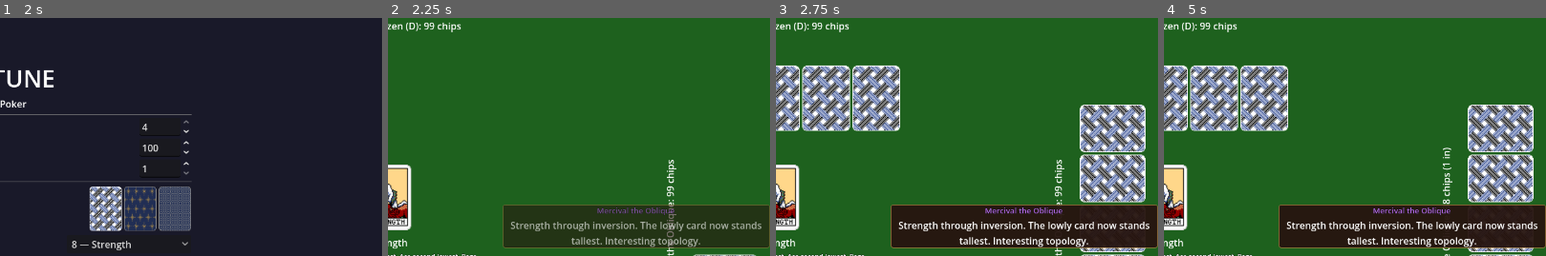
Above: before the commit, frames 1-4 (left to right).
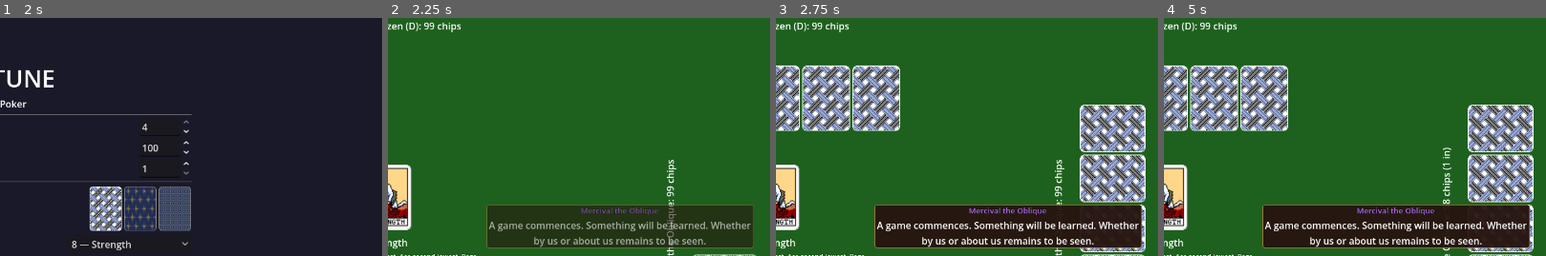
Above: after the commit, the same moments.

Repository: zenOfBass/Fortune
Game: Godot game, scene res://scenes/main_menu.tscn
Same seed, same stepped clock (60 frames per second), same inputs: the game is played once before the commit and once after it.
Inputs (mouse positions are % of the whole screen's width and height, from its top left):
- Up to frame 1 (2 s): click "Random (normal)" at 0.5 s; click "Random (normal)" at 1.25 s
- Up to frame 2 (2.25 s): click "Start Game" at 2 s
- Up to frame 3 (2.75 s): no input
- Up to frame 4 (5 s): move the mouse to (37, 23) at 2.77 s; click (37, 23) at 2.92 s; tap Enter at 3.5 s; move the mouse to (43, 23) at 3.52 s; click (43, 23) at 3.67 s; tap Space at 4.25 s; move the mouse to (50, 23) at 4.27 s; click (50, 23) at 4.42 s
The pictures show only the part of the screen within x 50-100%, y 6-56%; the shares and areas given below are measured in that part.

Frame 1 is identical in both runs. In frame 2, 4.0% of the frame differs, in the area x 25-100%, y 78-97%; in frame 3, 4.3%; in frame 4, 4.3%.

Commit message:
Tweaking dialogue box placement

Diff:
--- a/scenes/table.gd
+++ b/scenes/table.gd
@@ -79,6 +79,7 @@
 
 var _log_tween: Tween = null
 var _dialogue_tween: Tween = null
+var _dialogue_queue: Array = []
 var _skip_flip := false
 var _bet_contributed: Dictionary = {}
 var _starting_chips: int = 0
@@ -626,12 +627,12 @@
 	if center.x < vp.x * 0.3:
 		# Left-side speaker — box starts just inside their right edge
 		box_w = vp.x * 0.35
-		left = center.x + vp.x * 0.10
-		top = center.y - box_h * 0.5
+		left = center.x + vp.x * 0.02
+		top = center.y + box_h * 0.3
 	elif center.x > vp.x * 0.7:
 		# Right-side speaker — box ends just inside their left edge
 		box_w = vp.x * 0.35
-		left = center.x - box_w - vp.x * 0.05
+		left = center.x - box_w - vp.x * 0.10
 		top = vp.y * 0.45
 	else:
 		# Top-center speaker — box below their area
@@ -646,21 +647,31 @@
 	dialogue_display.offset_bottom = top + box_h
 
 func _on_dialogue_line(speaker_idx: int, speaker_name: String, line: String) -> void:
+	_dialogue_queue.append({speaker_idx = speaker_idx, speaker_name = speaker_name, line = line})
+	if not (is_instance_valid(_dialogue_tween) and _dialogue_tween.is_running()):
+		_show_next_dialogue()
+
+func _show_next_dialogue() -> void:
+	if _dialogue_queue.is_empty():
+		return
+	var msg: Dictionary = _dialogue_queue.pop_front()
+	var speaker_idx: int = msg.speaker_idx
 	var ls: LabelSettings = _colored_label_settings.get(speaker_idx)
 	if ls != null:
 		dialogue_speaker.label_settings = ls
-	dialogue_speaker.text = speaker_name
-	dialogue_text.text = line
+	dialogue_speaker.text = msg.speaker_name
+	dialogue_text.text = msg.line
 	_reposition_dialogue(speaker_idx)
-	if is_instance_valid(_dialogue_tween):
-		_dialogue_tween.kill()
 	dialogue_display.modulate.a = 0.0
 	dialogue_display.visible = true
 	_dialogue_tween = create_tween()
 	_dialogue_tween.tween_property(dialogue_display, "modulate:a", 1.0, 0.3)
 	_dialogue_tween.tween_interval(4.0)
 	_dialogue_tween.tween_property(dialogue_display, "modulate:a", 0.0, 0.5)
-	_dialogue_tween.tween_callback(func(): dialogue_display.visible = false)
+	_dialogue_tween.tween_callback(func():
+		dialogue_display.visible = false
+		_show_next_dialogue()
+	)
 
 func _unhandled_input(event: InputEvent) -> void:
 	if event.is_action_pressed("ui_cancel"):
